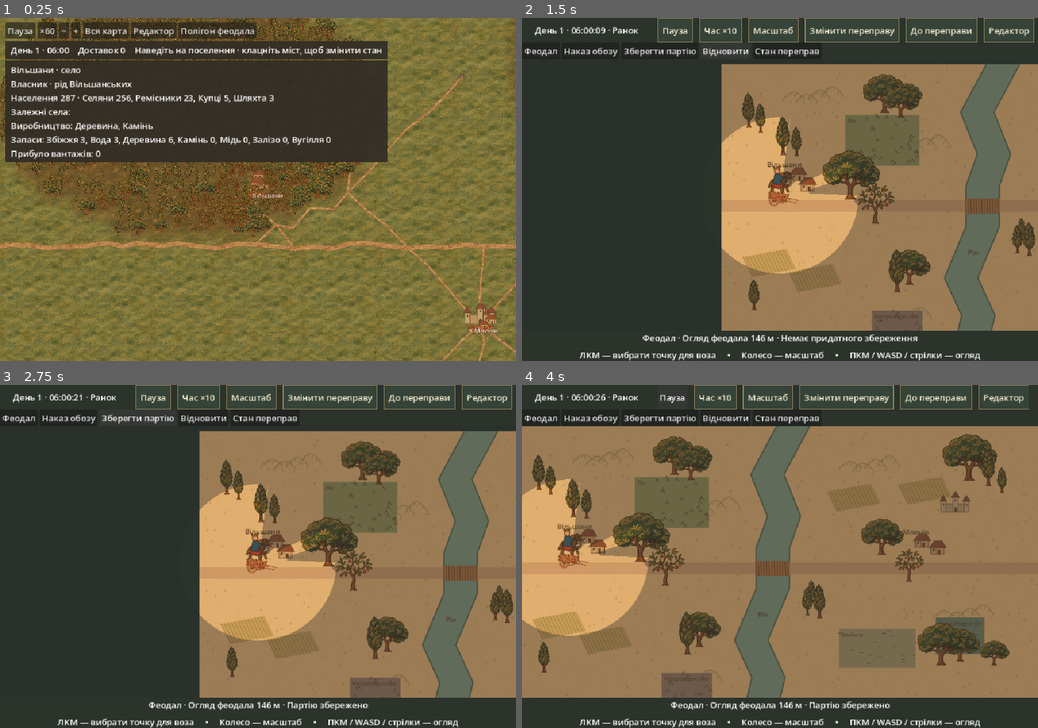
Above: before the commit, frames 1-4 (two rows, left to right).
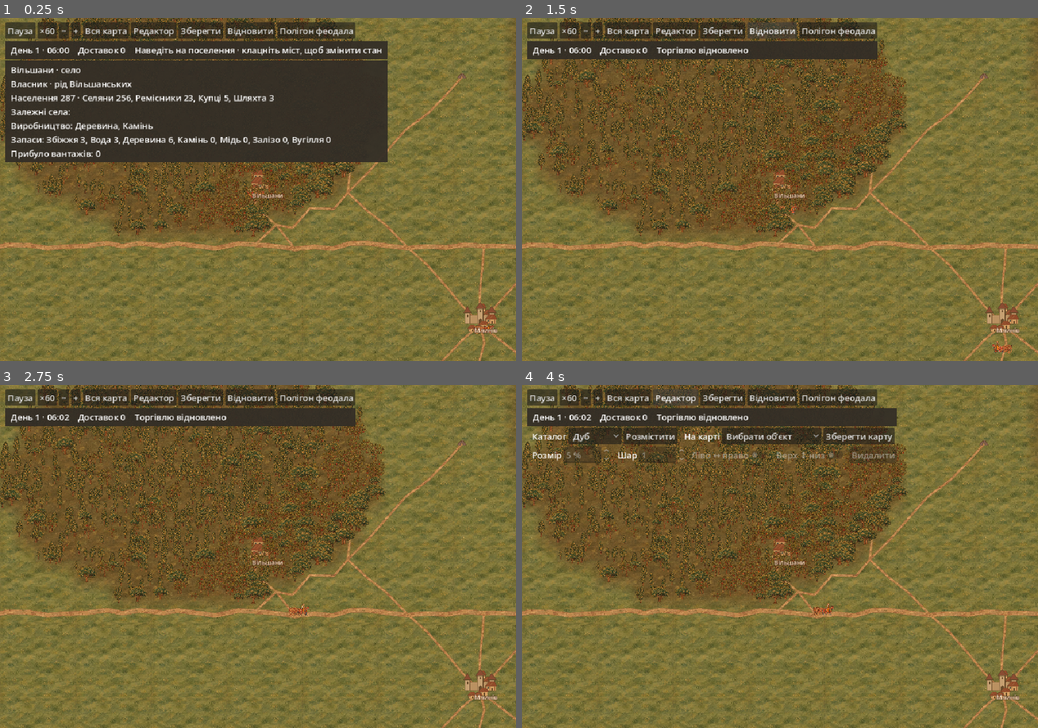
Above: after the commit, the same moments.

Repository: vladislavdovenko/MiddleAge_strategy
Game: Godot game, scene res://region/game.tscn
Two runs of this game, one before a commit and one after it. Both use one fixed random seed, a clock stepped at 60 frames per second and the inputs below.
Inputs (mouse positions are in pixels of both pictures, inside the frame that each line leads up to):
- Up to frame 1 (0.25 s): no input
- Up to frame 2 (1.5 s): click (723, 31) at 0.5 s, where only the run after the commit has a clickable "Зберегти"; click "Відновити" at 1.25 s
- Up to frame 3 (2.75 s): click (139, 419) at 2 s, where only the run before the commit has a clickable "Зберегти партію"
- Up to frame 4 (4 s): click "Пауза" at 2.75 s; click (687, 398) at 3.5 s, where only the run before the commit has a clickable "Продовжити"

The runs differ from the first frame. In frame 1, 1.0% of the frame differs, in the area x 35-69%, y 1-7%; in frame 2, 87%; in frame 3, 87%, in the area x 0-100%, y 0-100%; in frame 4, 84%.

Commit message:
Persist cargo, inventories and travelers’ reports for each painted world

Diff:
--- a/region/game.gd
+++ b/region/game.gd
@@ -108,6 +108,8 @@
 		editor.visible=not editor.visible
 		editor.choose(null)
 		if not editor.visible: rebuild_obstacles())
+	button("Зберегти",save_market)
+	button("Відновити",load_market)
 	button("Полігон феодала",func(): get_tree().change_scene_to_file("res://main.tscn"))
 	notice="Наведіть на поселення · клацніть міст, щоб змінити стан"
 	ready_map=true
@@ -229,3 +231,24 @@
 			card.text="Купець із %s · %s\nВантаж: %s %d" % [geo.towns[c.home].name,c.status,geo.rules.goods.get(c.good,"—"),c.load]
 			card.show()
 			return
+
+func save_market() -> void:
+	var target: String="user://trade-"+geo.fingerprint+".save"
+	var f:=FileAccess.open(target+".tmp",FileAccess.WRITE)
+	if f==null:
+		notice="Не вдалося відкрити файл запису"
+		return
+	f.store_var(market.snapshot())
+	f.flush()
+	var err:=f.get_error()
+	f.close()
+	if err==OK: err=DirAccess.rename_absolute(target+".tmp",target)
+	notice="Партію збережено" if err==OK else "Помилка запису партії"
+
+func load_market() -> void:
+	var f:=FileAccess.open("user://trade-"+geo.fingerprint+".save",FileAccess.READ)
+	if f!=null and market.restore(f.get_var()):
+		debt=0
+		features.queue_redraw()
+		notice="Торгівлю відновлено"
+	else: notice="Для цієї карти немає придатного збереження"
--- a/region/market.gd
+++ b/region/market.gd
@@ -156,3 +156,37 @@
 	b.open=not b.open
 	b.version+=1
 	return true
+
+func snapshot() -> Dictionary:
+	var ledgers: Array=[]
+	for town in geo.towns: ledgers.append({"stocks":town.stocks.duplicate(),"deliveries":town.deliveries})
+	return {"map":geo.fingerprint,"generator":rules.generator,"time":time,"ledgers":ledgers,"gates":geo.bridges.duplicate(true),"carts":carts.duplicate(true),"trades":trades,"exchanges":exchanges}
+
+func restore(data: Variant) -> bool:
+	if not data is Dictionary or data.get("map")!=geo.fingerprint or data.get("generator")!=rules.generator: return false
+	if not data.get("time") is int or data.time<0 or not data.get("trades") is int or not data.get("exchanges") is int: return false
+	if not data.get("ledgers") is Array or data.ledgers.size()!=geo.towns.size(): return false
+	if not data.get("carts") is Array or data.carts.size()!=carts.size() or not data.get("gates") is Dictionary: return false
+	for row in data.ledgers:
+		if not row is Dictionary or not row.get("stocks") is Dictionary or not row.get("deliveries") is int: return false
+		for good in rules.goods:
+			if typeof(row.stocks.get(good)) not in [TYPE_FLOAT,TYPE_INT] or row.stocks[good]<0: return false
+	for c in data.carts:
+		if not c is Dictionary: return false
+		for key in carts[0]:
+			if not c.has(key): return false
+		if not c.p is Vector2 or not c.path is PackedInt64Array or not c.reports is Dictionary: return false
+		if c.at<0 or c.at>=geo.towns.size() or c.dest< -1 or c.dest>=geo.towns.size() or not geo.graph.has_point(c.node): return false
+		for id in c.path:
+			if not geo.graph.has_point(id): return false
+	for p in geo.bridges:
+		if not data.gates.get(p) is Dictionary or not data.gates[p].get("open") is bool or not data.gates[p].get("version") is int: return false
+	for i in geo.towns.size():
+		geo.towns[i].stocks=data.ledgers[i].stocks.duplicate()
+		geo.towns[i].deliveries=data.ledgers[i].deliveries
+	geo.bridges=data.gates.duplicate(true)
+	carts.assign(data.carts.duplicate(true))
+	time=data.time
+	trades=data.trades
+	exchanges=data.exchanges
+	return true
--- a/tests/region_checks.gd
+++ b/tests/region_checks.gd
@@ -40,6 +40,12 @@
 	check(m.trades>0,"goods actually delivered")
 	for t in g.towns:
 		for v in t.stocks.values(): check(v>=0,"inventory nonnegative")
+	var saved:=m.snapshot()
+	for step in 90: m.advance()
+	var expected:=m.snapshot()
+	check(m.restore(saved),"load trade in progress")
+	for step in 90: m.advance()
+	check(expected==m.snapshot(),"saved cargo, news and motion resume deterministically")
 	# An unseen closure stays local; a first-hand report passes at a meeting.
 	var remote: Dictionary=m.carts[0]
 	var witness: Dictionary=m.carts[1]
--- /dev/null
+++ b/tests/region_preview.gd
@@ -0,0 +1,18 @@
+extends SceneTree
+
+func _initialize() -> void:
+	call_deferred("run")
+
+func run() -> void:
+	var game=load("res://region/game.tscn").instantiate()
+	root.add_child(game)
+	await process_frame
+	if not game.ready_map: quit(1); return
+	game.paused=true
+	game.cam.position=game.geo.pos(game.geo.towns[2].p)
+	game.zoom_level=8
+	for i in 45: await process_frame
+	await RenderingServer.frame_post_draw
+	var image:=root.get_texture().get_image()
+	var result:=image.save_png("res://region-preview.png")
+	quit(0 if result==OK else 1)
